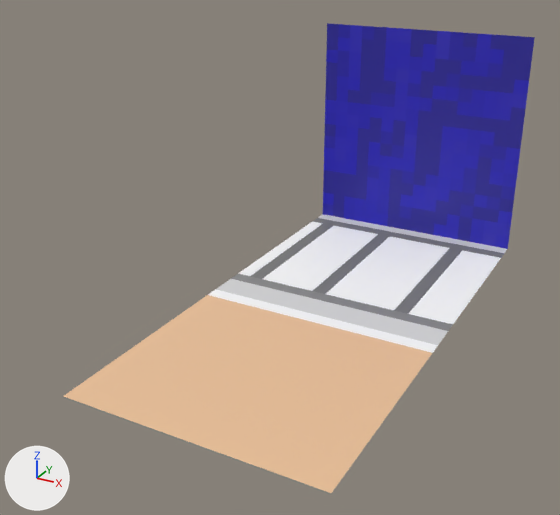
Before and after pictures for a commit that changed the glTF model House/Parts/Wall.gltf.
Camera for both pictures: a 50 mm camera at (1.21, -3.59, 0.98) aimed at (-0.12, -1.18, -0.22). The axes (+X, +Y, +Z) are drawn at lower left. The lights are the same throughout. Vertices at the same position are counted once.

Names of what the first picture shows: 'Wall'.
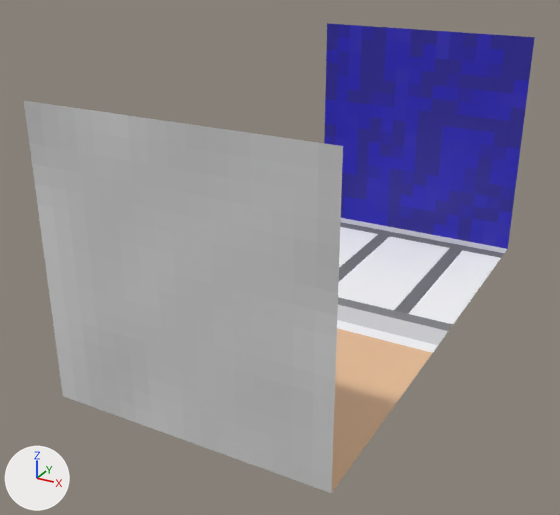
Where the change shows, as pixel boxes [x1, y1, x2, y2] in the pictures (560 x 515 px):
'Wall', reshaped (8% wider): before [64, 23, 535, 493]; after [24, 23, 535, 493]
part 1 of me_mesh, added: after [24, 101, 343, 493]

Edits to the bpy script that builds the scene:
```text
Add img_ceiling:
    img_ceiling = load_image('Ceiling', '_unpacked/Ceiling', 16, 16, 'sRGB')
Add mat_ceiling:
    mat_ceiling = principled_material('Ceiling')
    mat_ceiling.texture = img_ceiling
Change me_mesh:
    used by ob_wall; location = (0.0, 0.0, 0.0)
    verts and faces of me_mesh; kept vertices keep their numbers, new ones are numbered from 15
    before: 2 (-0.5, -2.0, -0.5) at pixel (62, 396), 3 (0.5, -2.0, -0.5) at pixel (331, 493), 5 (0.0, -2.0, -0.5) at pixel (184, 440)
    remove me_mesh.from_pydata(...)  # 15 vertices, 16 faces; spans x -0.5..0.5, y -2.0..0.0, z -0.5..0.5
    add me_mesh.from_pydata(...)  # 21 vertices, 24 faces; spans x -0.5..0.5, y -2.0..0.0, z -0.5..0.5
    me_mesh part 1
    add for new, old in zip([15, 16, 17], [2, 3, 5]): verts[new] = verts[old] + (0.0, 0.0, 0.5)
    add for new, old in zip([18, 19, 20], [15, 16, 17]): verts[new] = verts[old] + (0.0, 0.0, 0.5)
    add faces += [(3, 5, 17), (3, 17, 16), (2, 15, 5), (5, 15, 17), (15, 18, 17), (17, 18, 20)]  # mat_ceiling (picture img_ceiling)
    add faces += [(16, 17, 20), (16, 20, 19)]  # mat_ceiling (picture img_ceiling)
    add me_mesh.materials.append(mat_ceiling)  # picture img_ceiling
```
